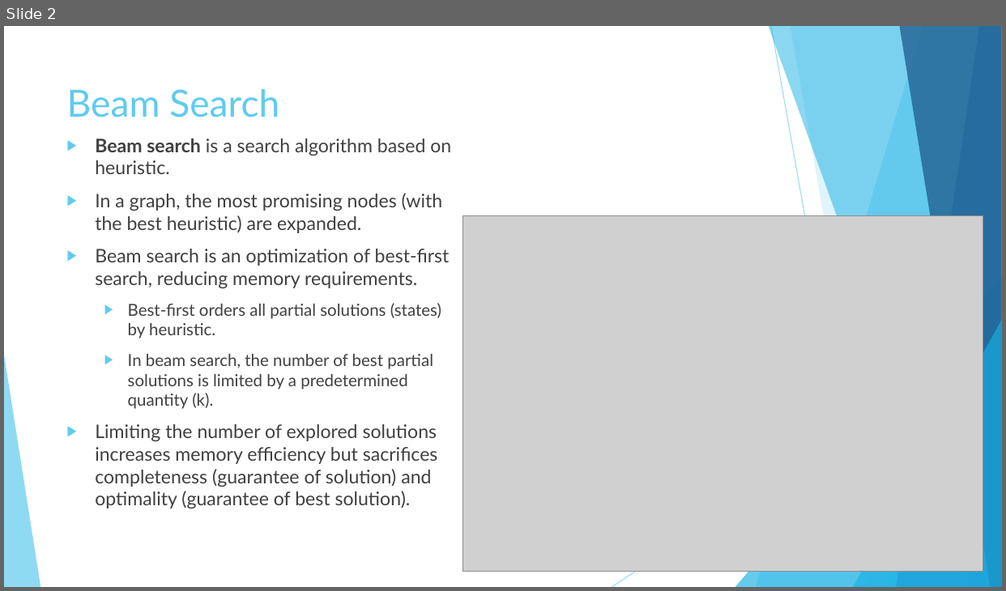
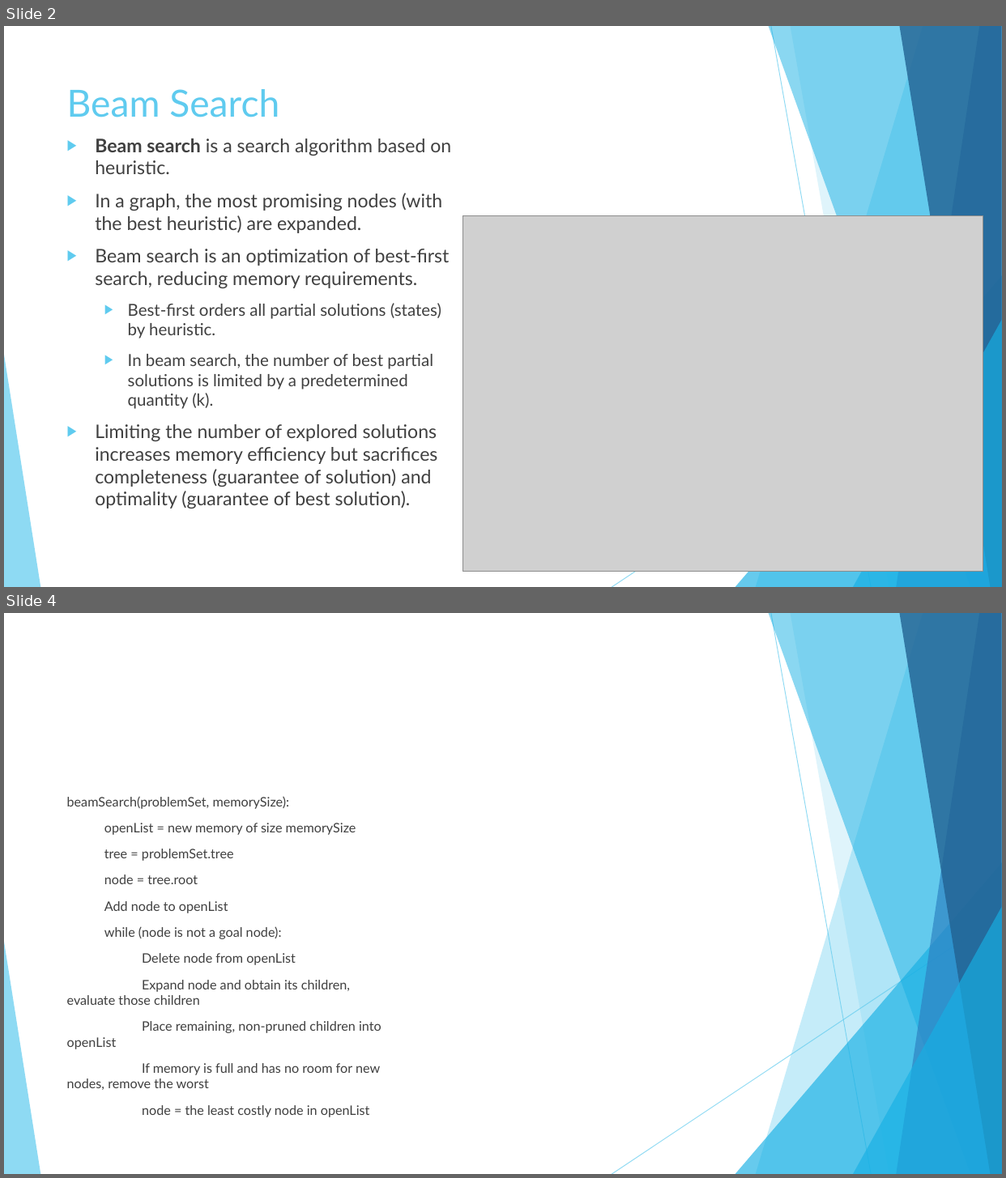
Before and after one commit to nbelliot/comp401, a slide deck: presentation2/Presentation.pptx. Shown one above the other, each under a label of ours: slide 2 before the commit, slides 2 and 4 after it; the slides between them are not shown. The pictures are 1006x591 and 1006x1178 pixels, drawn with LibreOffice and Linux fonts; fonts in the diff are those of the drawing; grey boxes stand for pictures. Boxes give left, top, right and bottom in pixels: in the first picture for what was removed or moved away, otherwise in the second. Text is boxed around its words. In the diff, an @@ line names an element or a change of style, - is before the commit and + after.

```diff
--- a/presentation2/Presentation.pptx
+++ b/presentation2/Presentation.pptx
@@ slide 4 added at [4, 613, 1002, 1174], background #FFFFFF; not listed: 10 template elements that a slide beside it also shows @@
@@ text added at [67, 797, 381, 1118], 12.6 pt, text #404040 @@
+beamSearch(problemSet, memorySize):
+openList = new memory of size memorySize
+tree = problemSet.tree
+node = tree.root
+Add node to openList
+while (node is not a goal node):
+Delete node from openList
+Expand node and obtain its children, evaluate those children
+Place remaining, non-pruned children into openList
+If memory is full and has no room for new nodes, remove the worst
+node = the least costly node in openList
```
Also in this commit, not shown: 2 slides changed, 1 other slide added, 6 slides removed.
